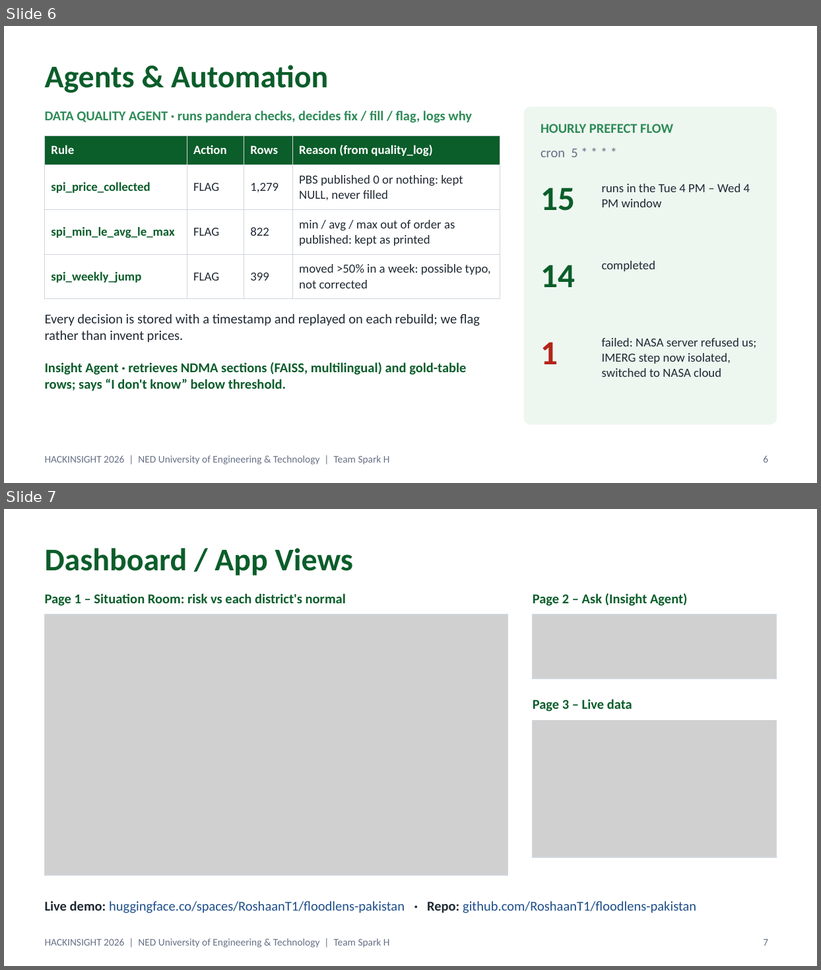
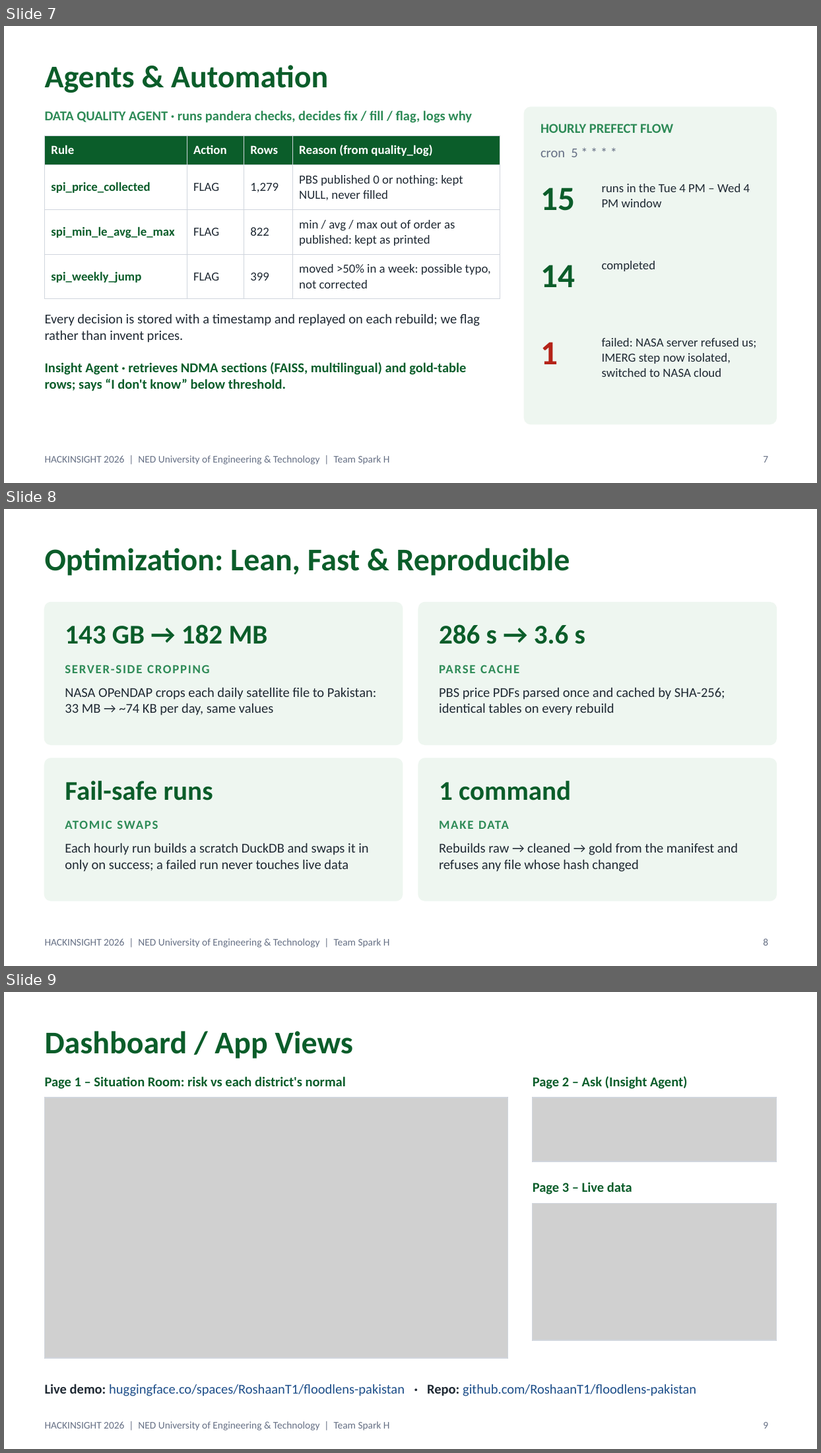
Before and after one commit to RoshaanT1/floodlens-pakistan, a slide deck: FloodLens_SparkH.pptx. Shown one above the other, each under a label of ours: slides 6 and 7 before the commit, slides 7, 8 and 9 after it. The pictures are 821x970 and 821x1453 pixels, drawn with LibreOffice and Linux fonts; fonts in the diff are those of the drawing; grey boxes stand for pictures. Boxes give left, top, right and bottom in pixels: in the first picture for what was removed or moved away, otherwise in the second. Text is boxed around its words. In the diff, an @@ line names an element or a change of style, - is before the commit and + after.

Commit message:
Deck: merged teammate's material (problem framing, why these sources, Model A details, optimization, comparison, business model, roll numbers); 16 slides

```diff
--- a/FloodLens_SparkH.pptx
+++ b/FloodLens_SparkH.pptx
@@ slide 8 added at <box>4,509,817,966</box>, background #FFFFFF; not listed: 1 template element that a slide beside it also shows @@
@@ title added at <box>45,548,570,576</box>, 28 pt, text #0B5D2A, bold @@
+Optimization: Lean, Fast & Reproducible
@@ rounded rectangle added at <box>45,603,403,745</box>, fill #EEF6F0, outline #EEF6F0 1 pt @@
@@ rounded rectangle added at <box>418,603,776,745</box>, fill #EEF6F0, outline #EEF6F0 1 pt @@
@@ text added at <box>65,625,268,644</box>, 24 pt, text #0B5D2A, bold @@
+143 GB → 182 MB
@@ text added at <box>439,625,585,644</box>, 24 pt, text #0B5D2A, bold @@
+286 s → 3.6 s
@@ text added at <box>65,665,210,673</box>, 11 pt, text #2E8B57, bold @@
+SERVER-SIDE CROPPING
@@ text added at <box>439,665,519,673</box>, 11 pt, text #2E8B57, bold @@
+PARSE CACHE
@@ text added at <box>65,687,377,716</box>, 12 pt, text #1F2933 @@
+NASA OPeNDAP crops each daily satellite file to Pakistan: 33 MB → ~74 KB per day, same values
@@ text added at <box>439,687,725,716</box>, 12 pt, text #1F2933 @@
+PBS price PDFs parsed once and cached by SHA-256; identical tables on every rebuild
@@ rounded rectangle added at <box>45,758,403,901</box>, fill #EEF6F0, outline #EEF6F0 1 pt @@
@@ rounded rectangle added at <box>418,758,776,901</box>, fill #EEF6F0, outline #EEF6F0 1 pt @@
@@ text added at <box>65,781,213,801</box>, 24 pt, text #0B5D2A, bold @@
+Fail-safe runs
@@ text added at <box>439,781,571,801</box>, 24 pt, text #0B5D2A, bold @@
+1 command
@@ text added at <box>65,821,158,829</box>, 11 pt, text #2E8B57, bold @@
+ATOMIC SWAPS
@@ text added at <box>439,821,509,829</box>, 11 pt, text #2E8B57, bold @@
+MAKE DATA
@@ text added at <box>65,843,368,872</box>, 12 pt, text #1F2933 @@
+Each hourly run builds a scratch DuckDB and swaps it in only on success; a failed run never touches live data
@@ text added at <box>439,843,738,872</box>, 12 pt, text #1F2933 @@
+Rebuilds raw → cleaned → gold from the manifest and refuses any file whose hash changed
@@ page number added at <box>763,939,768,946</box>, 9 pt, text #667085 @@
+8
@@ what was slide 6 is now slide 7 @@
@@ page number at <box>763,456,768,463</box>: text changed @@
-6
+7
@@ what was slide 7 is now slide 9 @@
@@ page number at <box>763,1422,768,1429</box>: text changed @@
-7
+9
```
Also in this commit, not shown: 3 slides changed, 4 other slides added, 1 other file.
